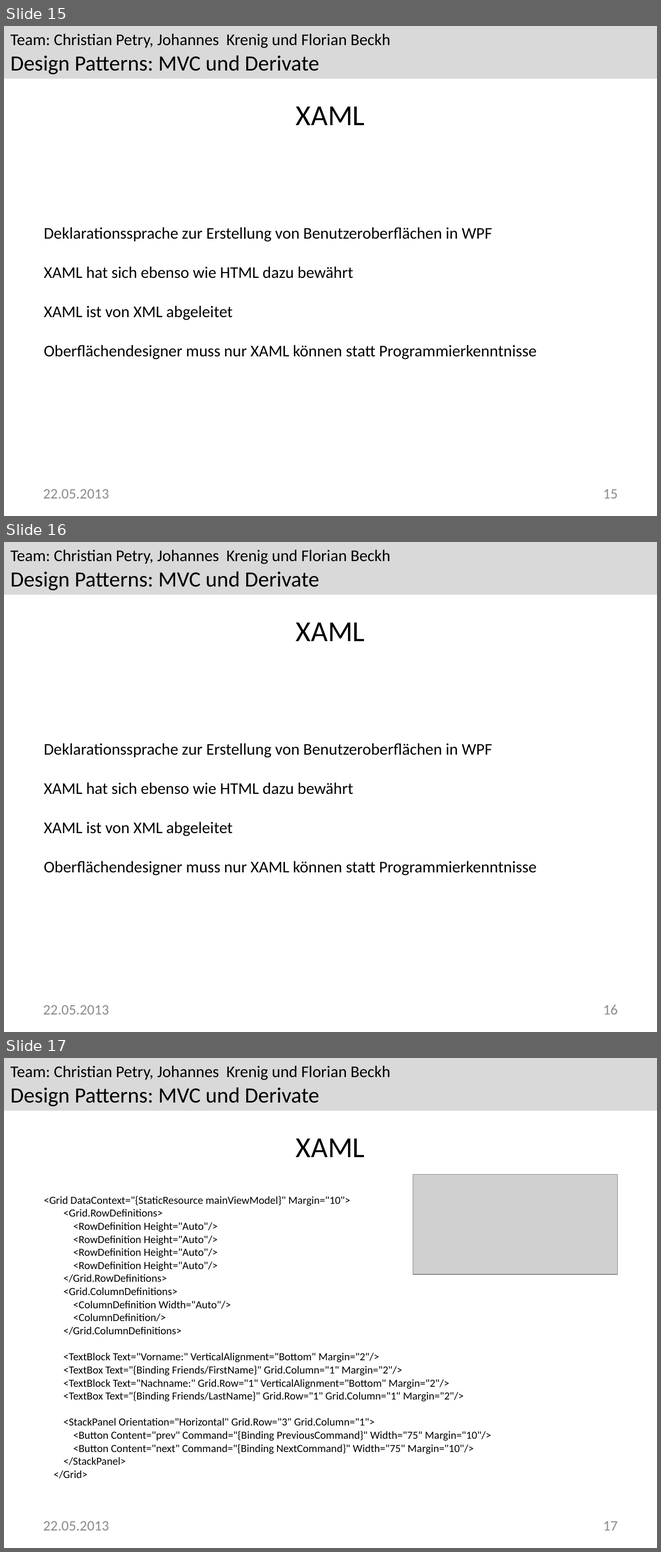
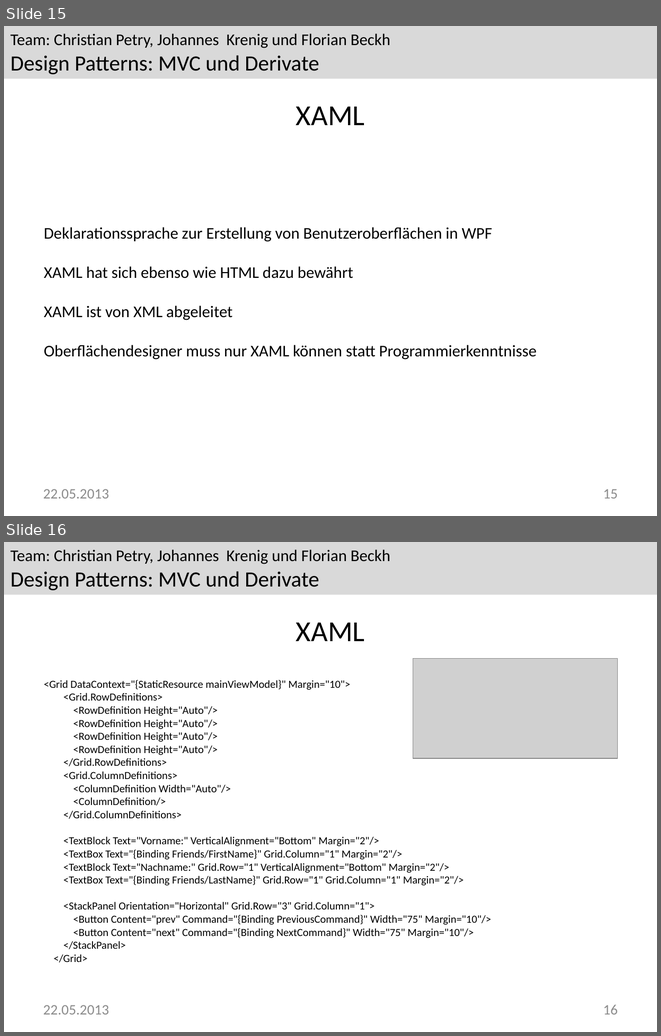
Before and after one commit to Greever/Design-Pattern-MVC, a slide deck: Dokumentation/Praesentation/mvvm.pptx. Shown one above the other, each under a label of ours: slides 15, 16 and 17 before the commit, slides 15 and 16 after it. The pictures are 661x1552 and 661x1036 pixels, drawn with LibreOffice and Linux fonts; fonts in the diff are those of the drawing; grey boxes stand for pictures; background and template pictures are left out. Boxes give left, top, right and bottom in pixels: in the first picture for what was removed or moved away, otherwise in the second. Text is boxed around its words. In the diff, an @@ line names an element or a change of style, - is before the commit and + after.

```diff
--- a/Dokumentation/Praesentation/mvvm.pptx
+++ b/Dokumentation/Praesentation/mvvm.pptx
@@ slide 16 removed at (x1=4, y1=542, x2=657, y2=1032), background #FFFFFF; not listed: 1 template element that a slide beside it also shows @@
@@ title removed at (x1=296, y1=623, x2=365, y2=641) @@
-XAML
@@ text removed at (x1=44, y1=743, x2=537, y2=875) @@
-Deklarationssprache zur Erstellung von Benutzeroberflächen in WPF
-XAML hat sich ebenso wie HTML dazu bewährt
-XAML ist von XML abgeleitet
-Oberflächendesigner muss nur XAML können statt Programmierkenntnisse
@@ text removed at (x1=43, y1=1005, x2=109, y2=1014) @@
-22.05.2013
@@ page number removed at (x1=603, y1=1004, x2=618, y2=1014) @@
-16
@@ what was slide 17 is now slide 16 @@
@@ page number at (x1=603, y1=1004, x2=618, y2=1014): text changed @@
-17
+16
```
Also in this commit, not shown: 7 slides changed.
